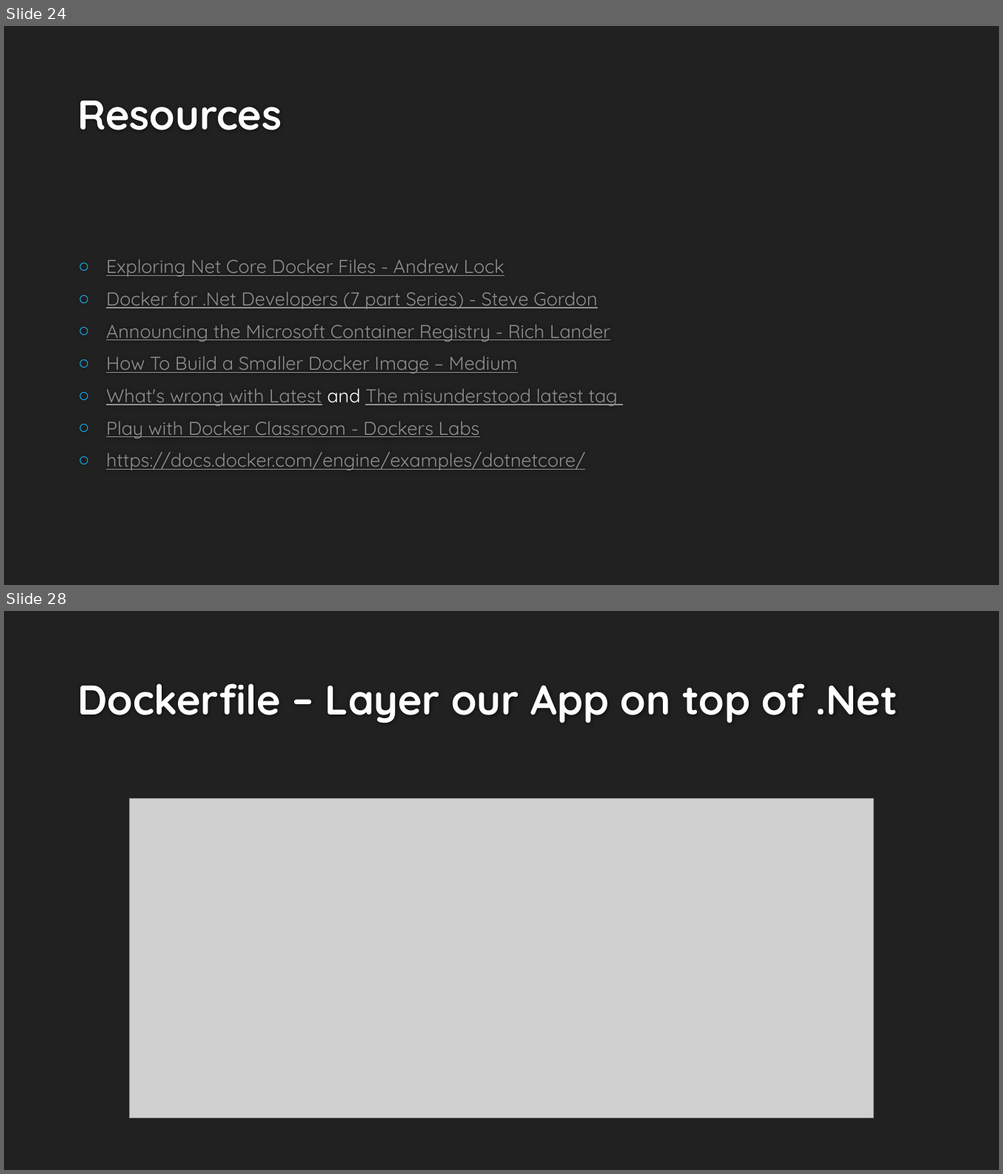
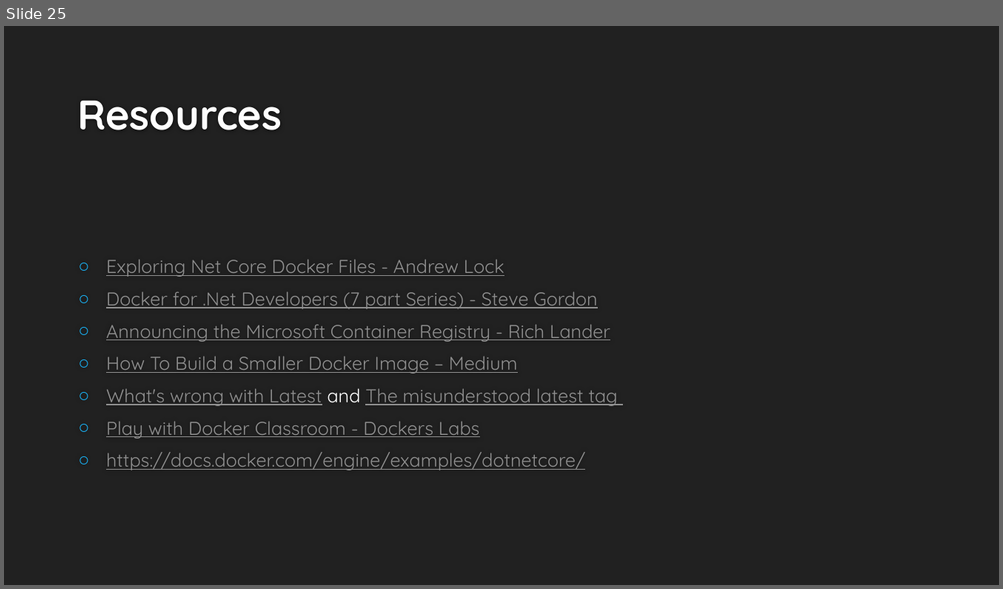
Before and after one commit to dcook-net/DockerisingDotNetAppsTalk, a slide deck: Dockerising .Net Applications v2.pptx. Shown one above the other, each under a label of ours: slides 24 and 28 before the commit, slide 25 after it; the slides between them are not shown. The pictures are 1003x1174 and 1003x589 pixels, drawn with LibreOffice and Linux fonts; fonts in the diff are those of the drawing; grey boxes stand for pictures; background and template pictures are left out. Boxes give left, top, right and bottom in pixels: in the first picture for what was removed or moved away, otherwise in the second. Text is boxed around its words. In the diff, an @@ line names an element or a change of style, - is before the commit and + after.

```diff
--- a/Dockerising .Net Applications v2.pptx
+++ b/Dockerising .Net Applications v2.pptx
@@ slide 28 removed at [4, 611, 999, 1170], background #212121 @@
@@ title removed at [77, 684, 897, 723] @@
-Dockerfile – Layer our App on top of .Net
@@ picture removed at [129, 799, 874, 1119] @@
@@ what was slide 24 is now slide 25 @@
```
Also in this commit, not shown: 3 slides changed, 1 slide added, 8 other slides removed, 1 other file.
